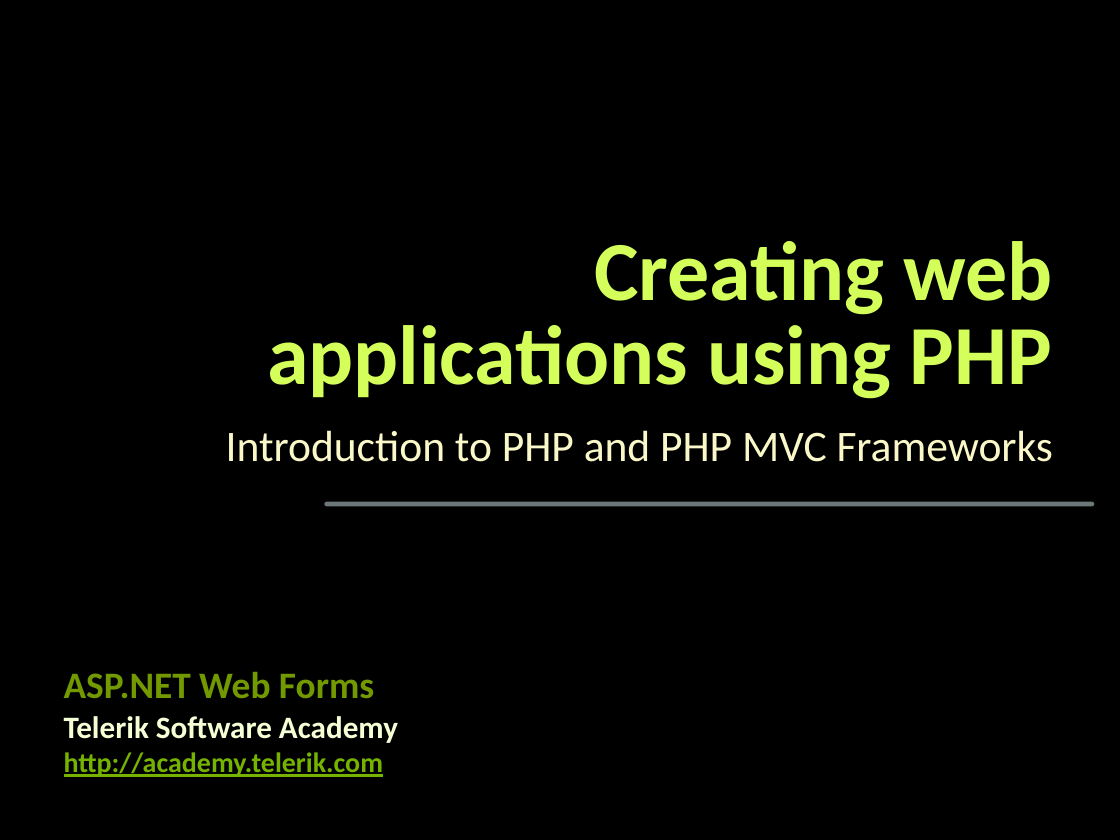
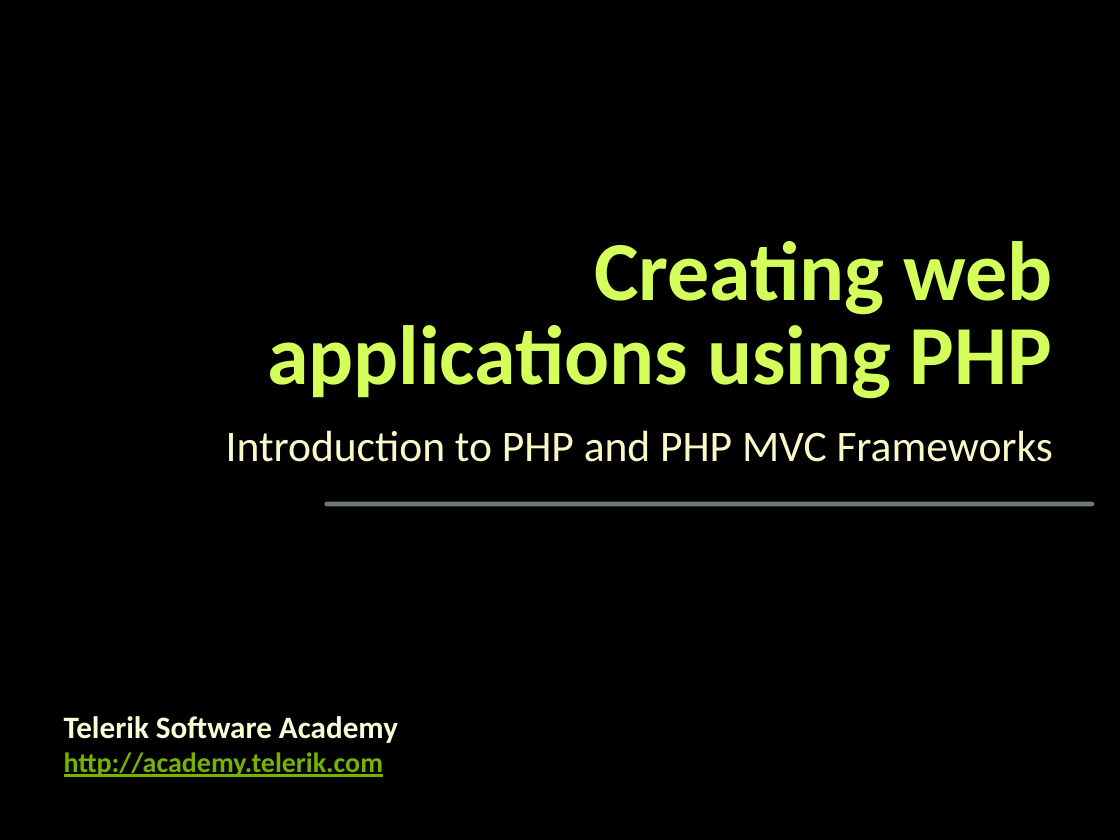
Before and after one commit to tanzhur/PHP_MVC-seminar, a slide deck: slide 1 of PHP_MVC.pptx. Drawn at 1120x840 pixels with LibreOffice and Linux fonts; fonts in the diff are those of the drawing; background and template pictures are left out. Boxes give left, top, right and bottom in pixels: in the first picture for what was removed or moved away, otherwise in the second. Text is boxed around its words. In the diff, an @@ line names an element or a change of style, - is before the commit and + after.

```diff
--- a/PHP_MVC.pptx
+++ b/PHP_MVC.pptx
@@ text removed at [64, 672, 374, 698] @@
-ASP.NET Web Forms
```
Also in this commit, not shown: 24 other slides changed, 6 slides added, 2 slides removed.
